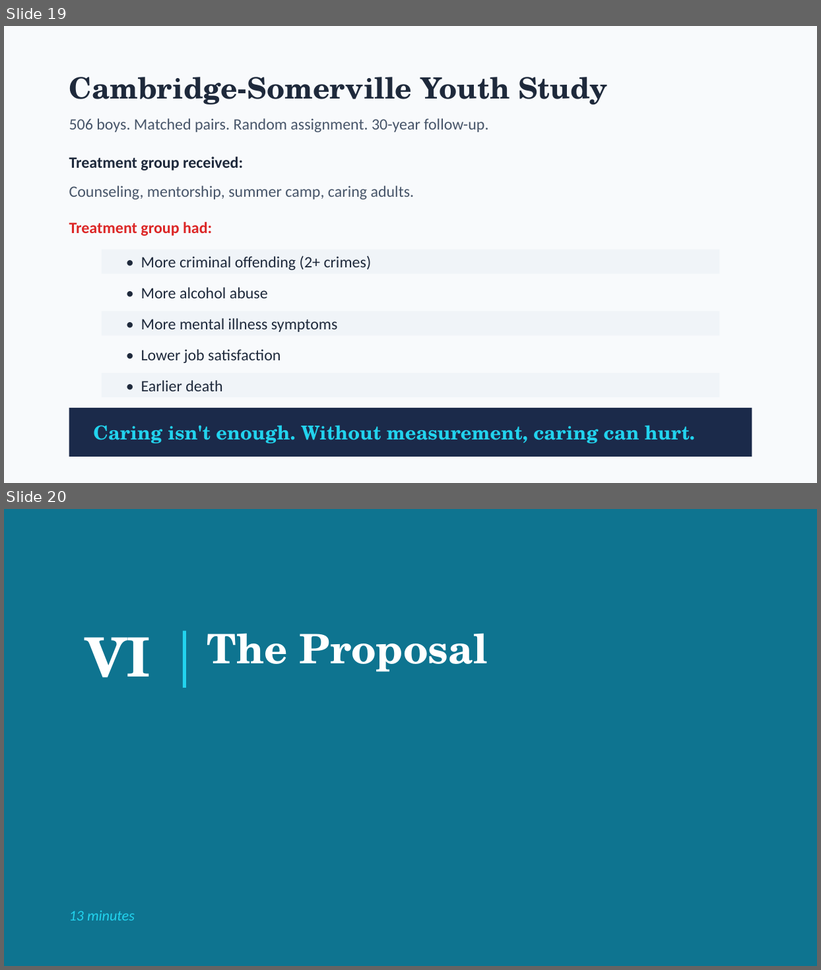
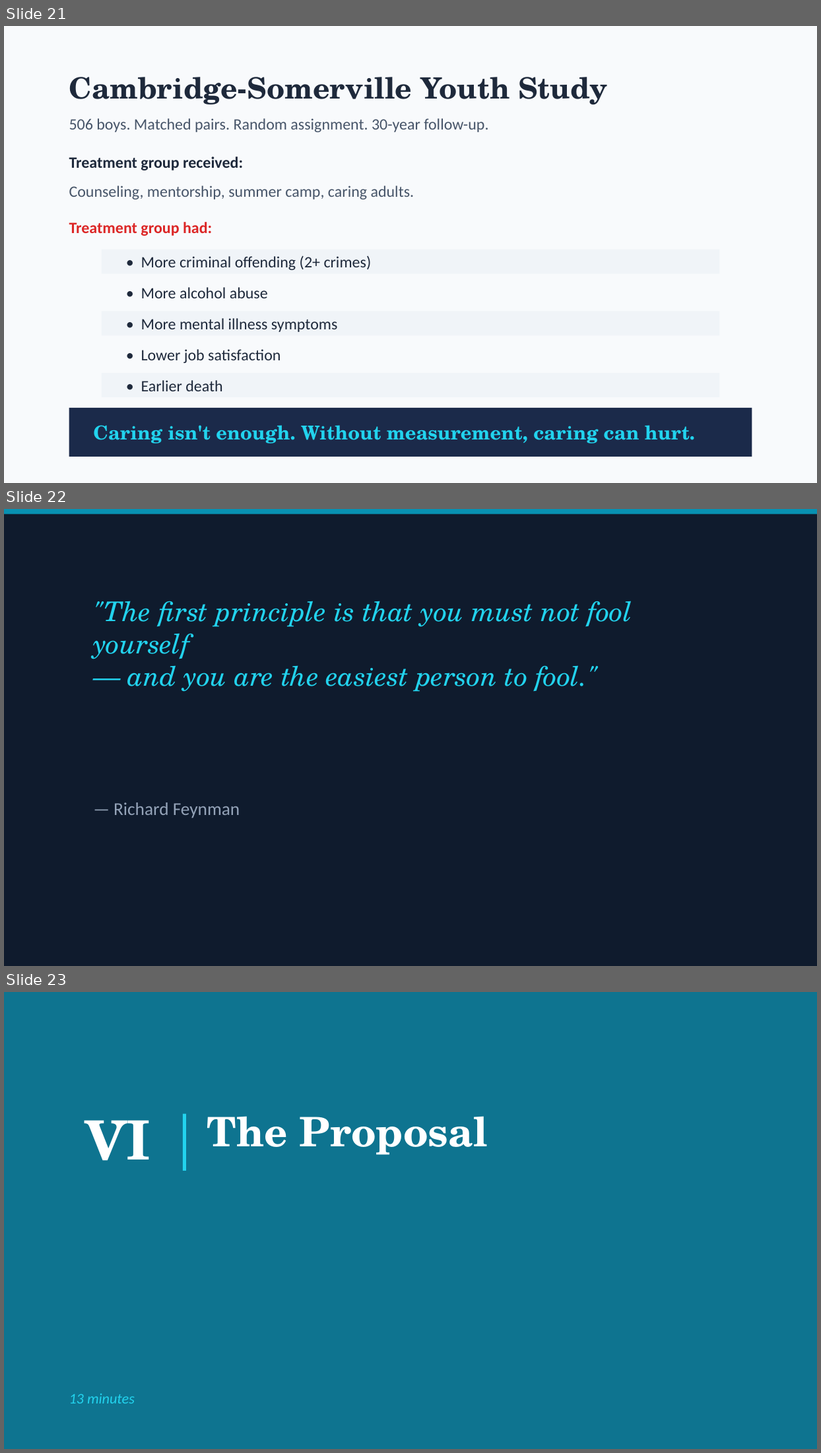
Before and after one commit to patrickkidd/ffrn-2026, a slide deck: 1-WHY_FAMILY/1-Why-Family.pptx. Shown one above the other, each under a label of ours: slides 19 and 20 before the commit, slides 21, 22 and 23 after it. The pictures are 821x970 and 821x1453 pixels, drawn with LibreOffice and Linux fonts; fonts in the diff are those of the drawing. Boxes give left, top, right and bottom in pixels: in the first picture for what was removed or moved away, otherwise in the second. Text is boxed around its words. In the diff, an @@ line names an element or a change of style, - is before the commit and + after.

```diff
--- a/1-WHY_FAMILY/1-Why-Family.pptx
+++ b/1-WHY_FAMILY/1-Why-Family.pptx
@@ slide 22 added at box(4, 509, 817, 966), background #0F1B2D @@
@@ rectangle added at box(4, 509, 817, 514), fill #0891B2 @@
@@ text added at box(93, 601, 632, 692), 24 pt, text #22D3EE, italic @@
+"The first principle is that you must not fool yourself
+— and you are the easiest person to fool."
@@ text added at box(114, 803, 240, 819), 16 pt, text #94A3B8 @@
+— Richard Feynman
@@ what was slide 19 is now slide 21 @@
@@ what was slide 20 is now slide 23 @@
```
Also in this commit, not shown: 5 other slides added, 12 other files.
